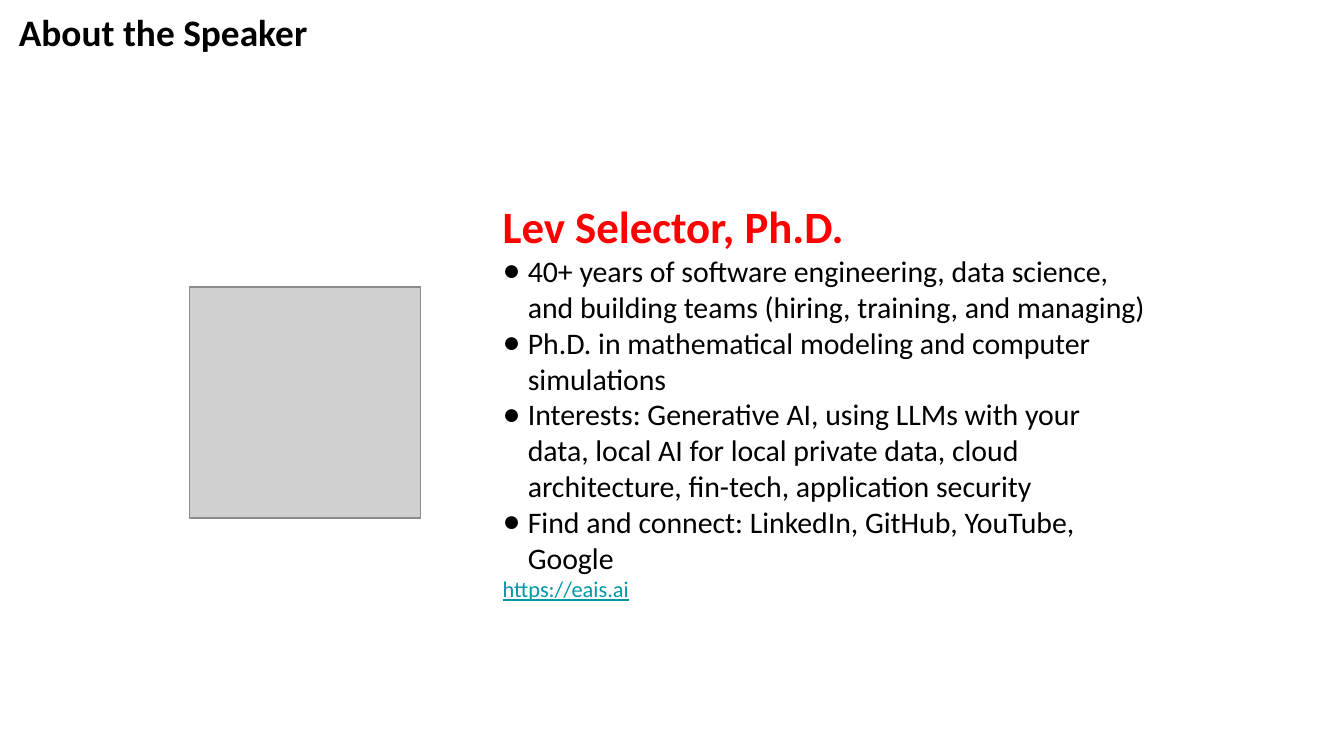
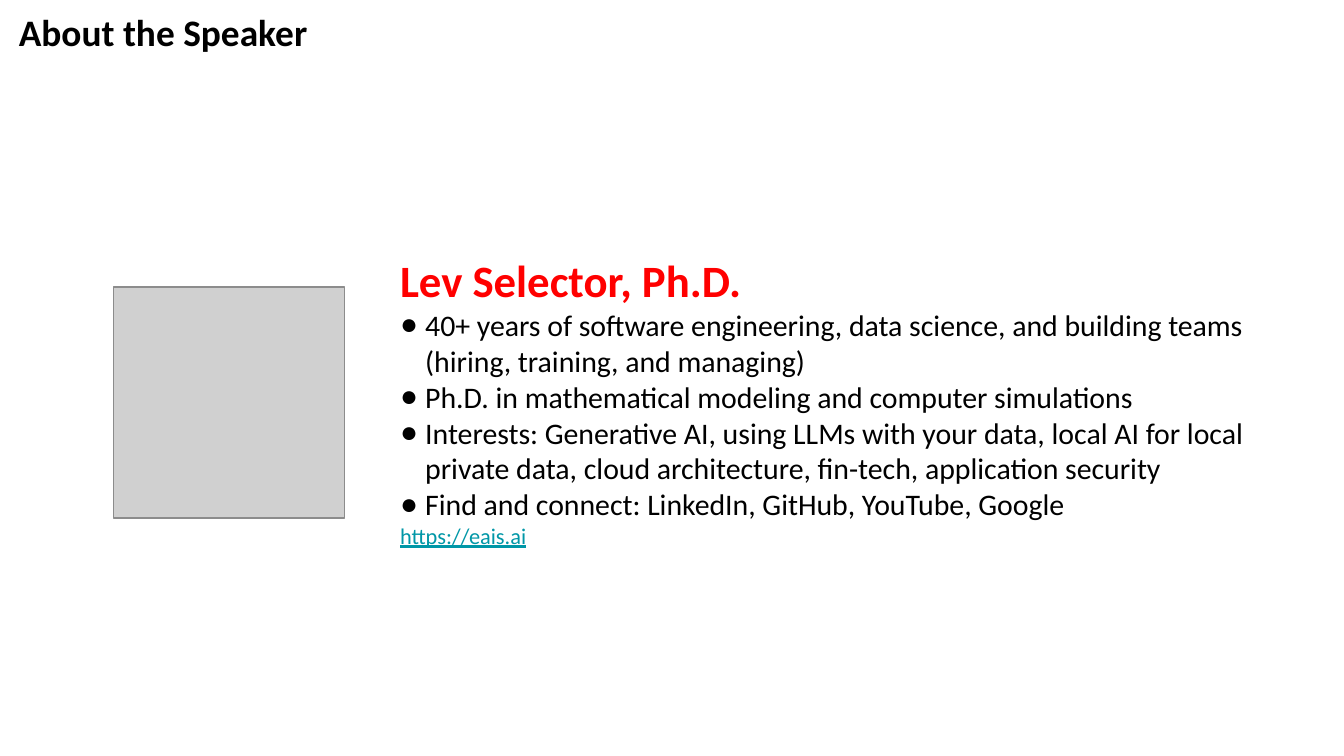
Before and after one commit to lselector/seminar, a slide deck: slide 25 of 2026/2026-10-09-AI-News.pptx (slide 18 before the commit). Drawn at 1344x756 pixels with LibreOffice and Linux fonts; fonts in the diff are those of the drawing; grey boxes stand for pictures. Boxes give left, top, right and bottom in pixels: in the first picture for what was removed or moved away, otherwise in the second. Text is boxed around its words. In the diff, an @@ line names an element or a change of style, - is before the commit and + after.

```diff
--- a/2026/2026-10-09-AI-News.pptx
+++ b/2026/2026-10-09-AI-News.pptx
@@ text "Lev Selector, Ph.D." rewrapped from <box>503,211,1144,601</box> to <box>400,265,1243,548</box> @@
@@ picture: place and size @@
-picture at <box>190,286,421,517</box>
+picture at <box>114,288,345,519</box>
```
Also in this commit, not shown: 5 other slides changed, 8 slides added.
